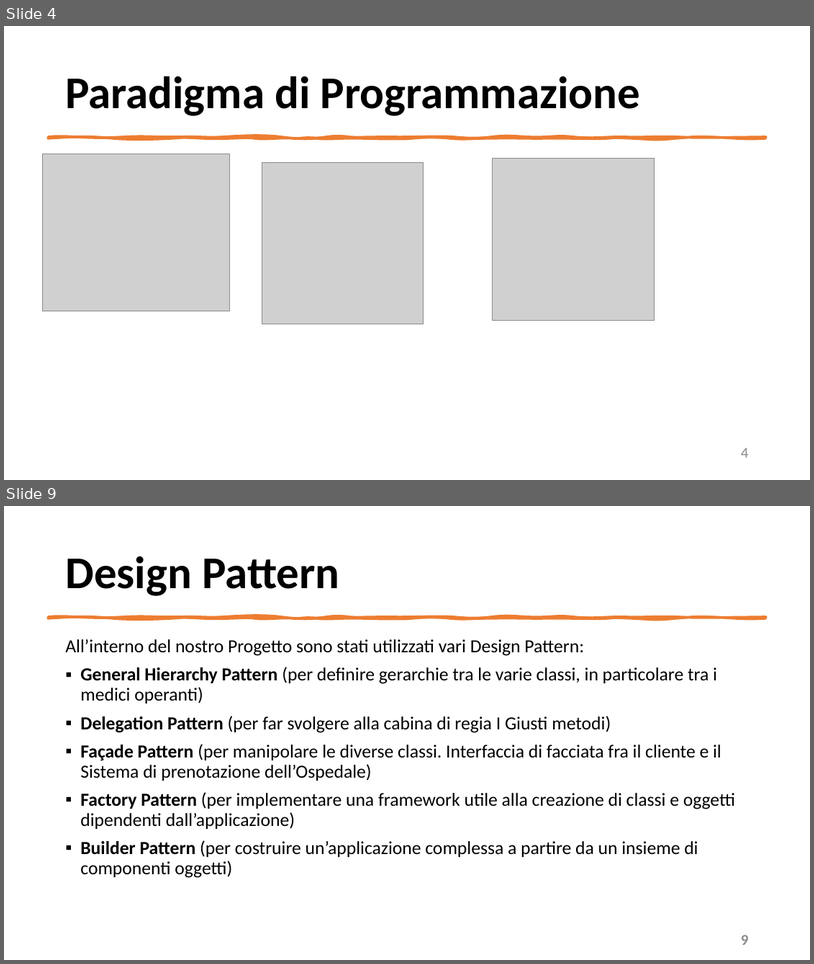
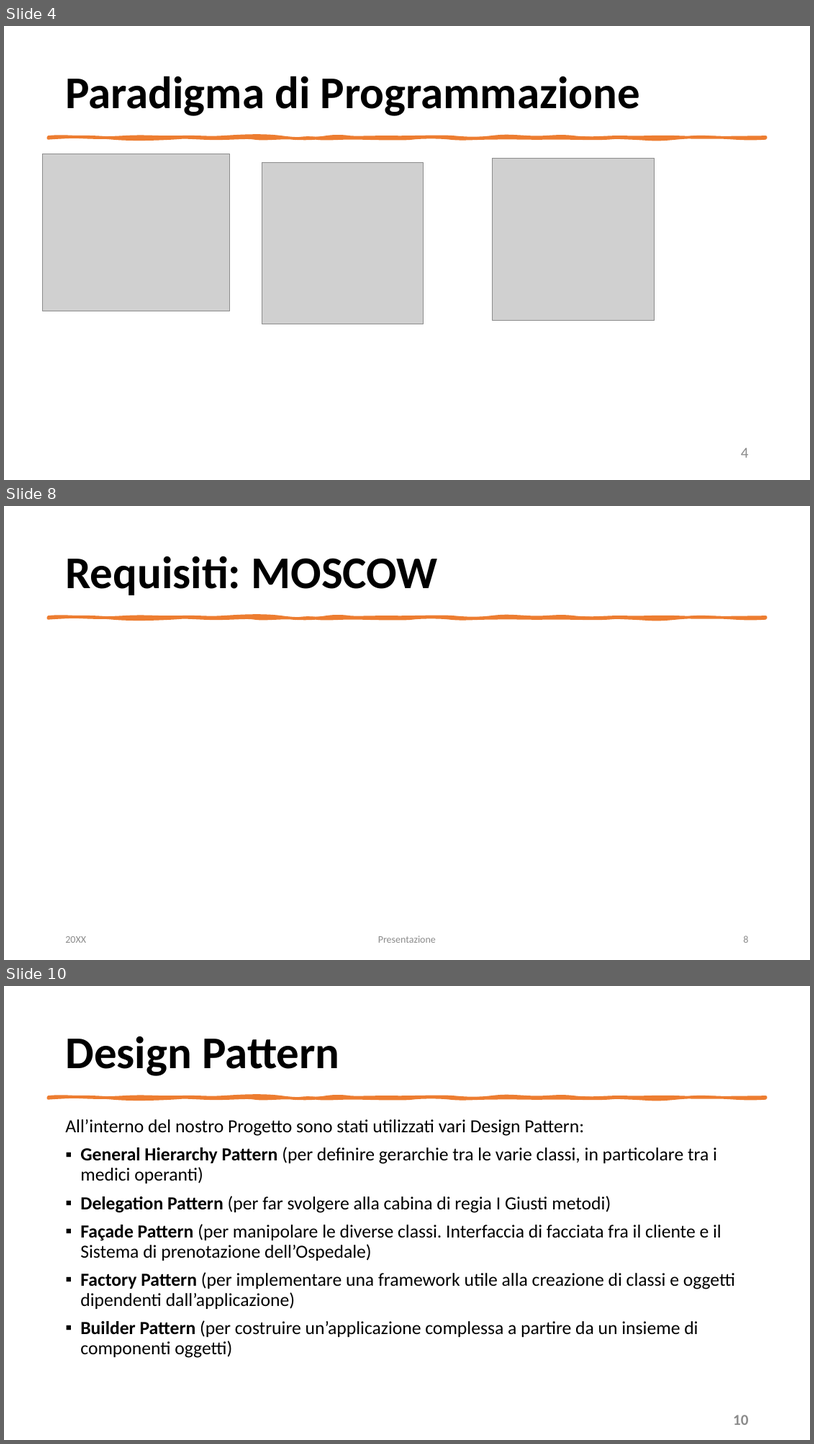
Before and after one commit to mangilimatteo/Progetto_Ingegneria_Software_Cattaneo_Mangili_Saini, a slide deck: Presentazione_Progetto.pptx. Shown one above the other, each under a label of ours: slides 4 and 9 before the commit, slides 4, 8 and 10 after it; the slides between them are not shown. The pictures are 814x964 and 814x1444 pixels, drawn with LibreOffice and Linux fonts; fonts in the diff are those of the drawing; grey boxes stand for pictures. Boxes give left, top, right and bottom in pixels: in the first picture for what was removed or moved away, otherwise in the second. Text is boxed around its words. In the diff, an @@ line names an element or a change of style, - is before the commit and + after.

```diff
--- a/Presentazione_Progetto.pptx
+++ b/Presentazione_Progetto.pptx
@@ slide 8 added at [4, 506, 810, 960], background #FFFFFF @@
@@ title added at [65, 556, 437, 595], 54 pt, text #000000, bold @@
+Requisiti: MOSCOW
@@ freeform shape added at [48, 617, 766, 618], fill #ED7D31, outline #ED7D31 3.25 pt @@
@@ text added at [65, 936, 86, 942], 12 pt, text #8C8C8C @@
+20XX
@@ text added at [378, 935, 436, 942], 12 pt, text #8C8C8C @@
+Presentazione
@@ page number added at [743, 935, 748, 942], 12 pt, text #8C8C8C @@
+8
@@ what was slide 9 is now slide 10 @@
@@ page number at [733, 1414, 748, 1424]: text changed @@
-9
+10
```
Also in this commit, not shown: 7 slides changed, 1 other slide added, 1 slide removed.
